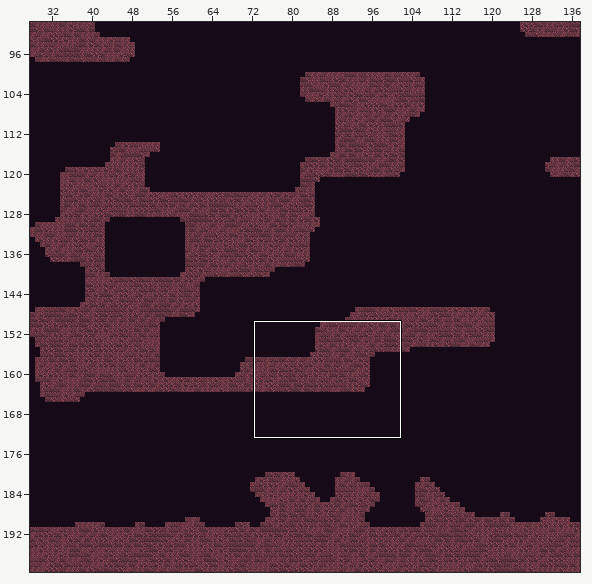
Two versions of a level (Tiled map, android/assets/maps/level1.tmx). Above, an overview of the earlier version with the close-up marked.
Close-up. As it was:
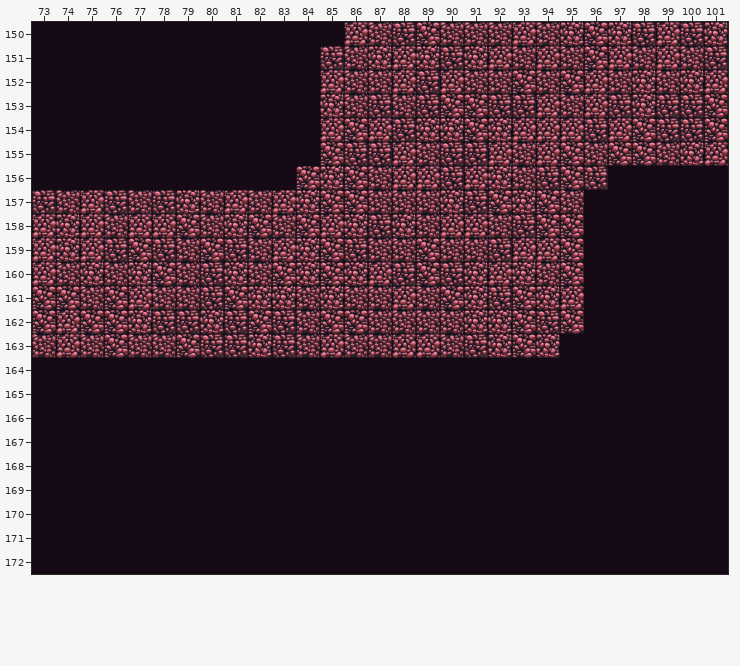
Cells are 64x64 px. Shown: x 73..101, y 150..172. The commit also changed other parts of the map, which this record leaves out.
After:
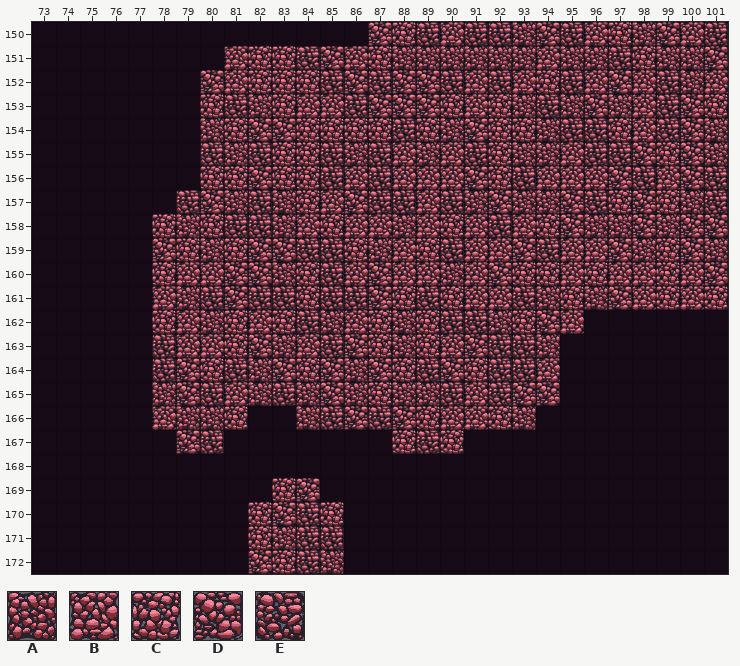
Key: from "tileMapGutter": A 5, B 6, C 7, D 8, E 9.
_ is an empty cell.
Tiles replaced or removed in this view: A, B, C, D, E.
Diff:
Changed rows in their new state; . is an unchanged cell.
Layer "terrain":
first column x 73:
150 ............._DCEBEEADEB.ADBE
151 ........BCCEDB.AAAAA...AECA.D
152 .......DBCCCEDEDDEBEBCE.DBEA.
153 .......CEACBBEDDDCBCAE.DAB.DC
154 .......ACDDCCCC..A..CAE.CB.DA
155 .......EAECCEA...B.C.ABEE.CDA
156 .......CCDCCEBE..BD.EBBBDEBDE
157 ______EDAEA.B.EEBEA.AADECDCAE
158 _____CACEE.BCBBABC.EBC.AADADD
159 _____DCACDDEEC.BCEBBDEBBDACDA
160 _____CBBDDA.EBDBBABD.CBCBBCBD
161 _____B...EECEEDCECBBEACADBCBC
162 _____CBACBCEABC.CEEACDB......
163 _____EBBCDABEDCACBDEEA.......
164 .....EDCEADCDADCEDCEEB.......
165 .....ADEBAEADACAAEBEDD.......
166 .....BAAC..AEDEDCBBCA........
167 ......DE.......CEC...........
169 ..........CD.................
170 .........CDEC................
171 .........CAEE................
172 .........DCEA................
Changed places in both close-ups, as pixel boxes (x1, y1, x2, y2):
changed: (32, 22, 728, 454)
added: (248, 478, 344, 574)
